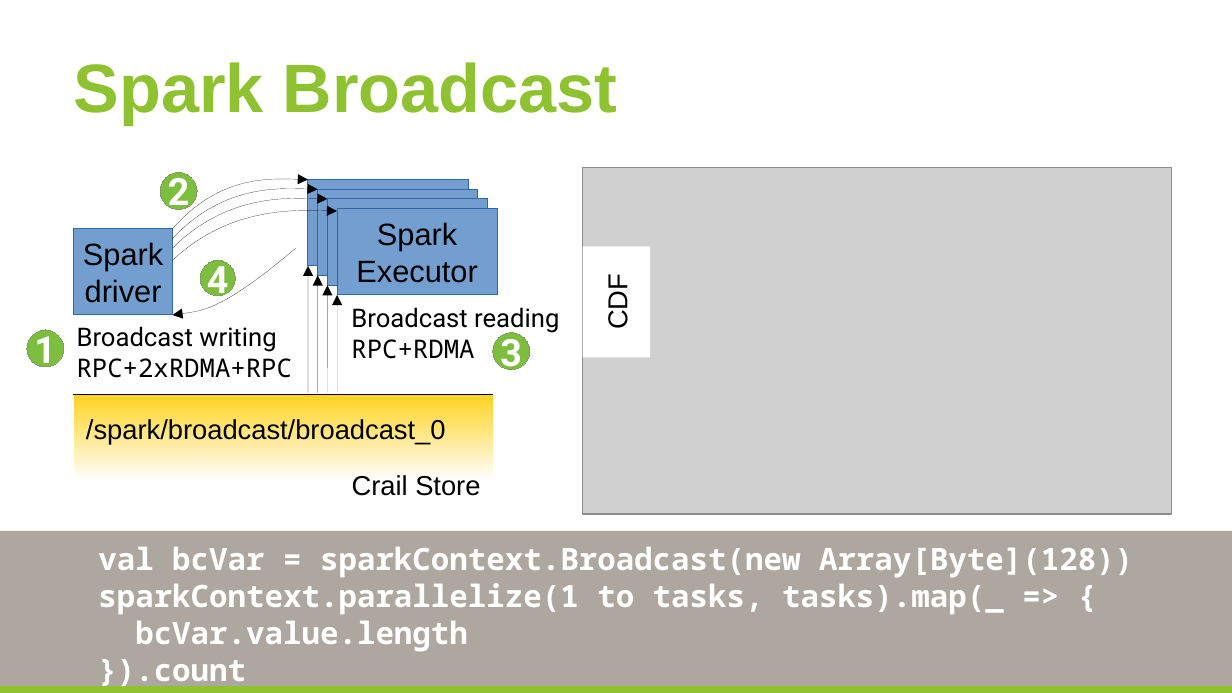
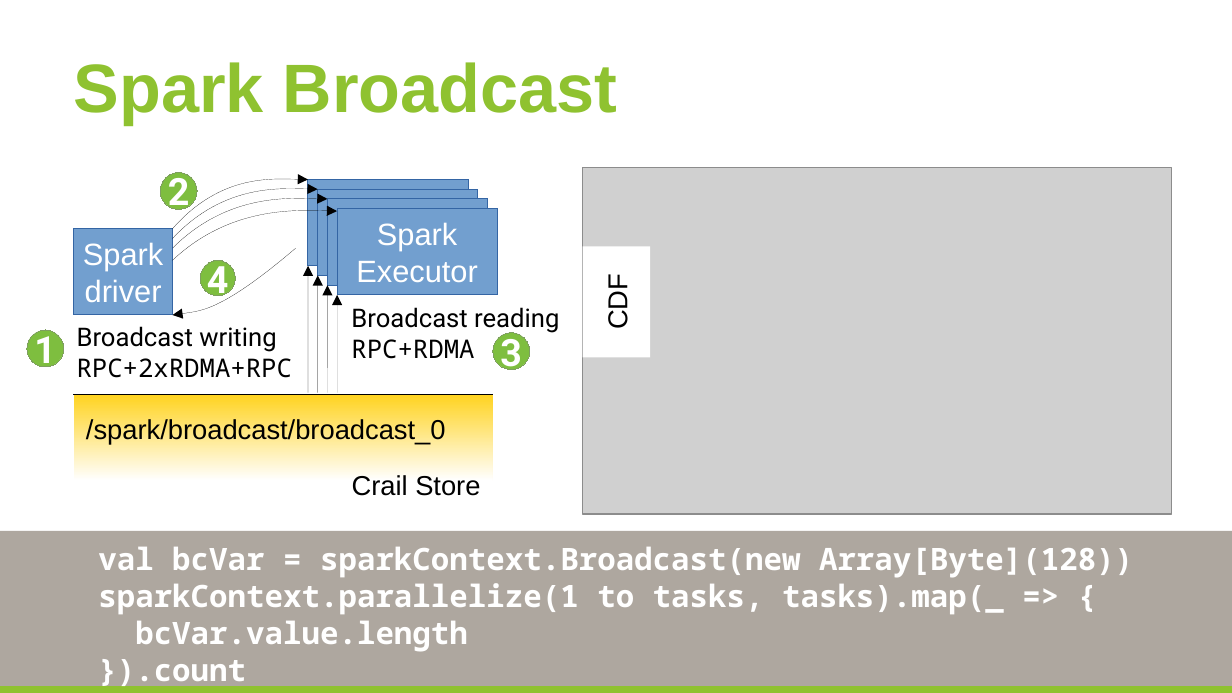
Before and after one commit to huangyibo/spark-summit-17, a slide deck: slide 21 of template.odp (slide 20 before the commit). Drawn at 1232x693 pixels with LibreOffice and Linux fonts; fonts in the diff are those of the drawing; grey boxes stand for pictures; background and template pictures are left out. Boxes give left, top, right and bottom in pixels: in the first picture for what was removed or moved away, otherwise in the second. Text is boxed around its words. In the diff, an @@ line names an element or a change of style, - is before the commit and + after.

```diff
--- a/template.odp
+++ b/template.odp
@@ rectangle "Spark" at (x1=338, y1=208, x2=498, y2=294): text colour #000000 to #FFFFFF @@
@@ rectangle "Spark" at (x1=74, y1=229, x2=172, y2=315): text colour #000000 to #FFFFFF @@
```
Also in this commit, not shown: 2 slides added.
